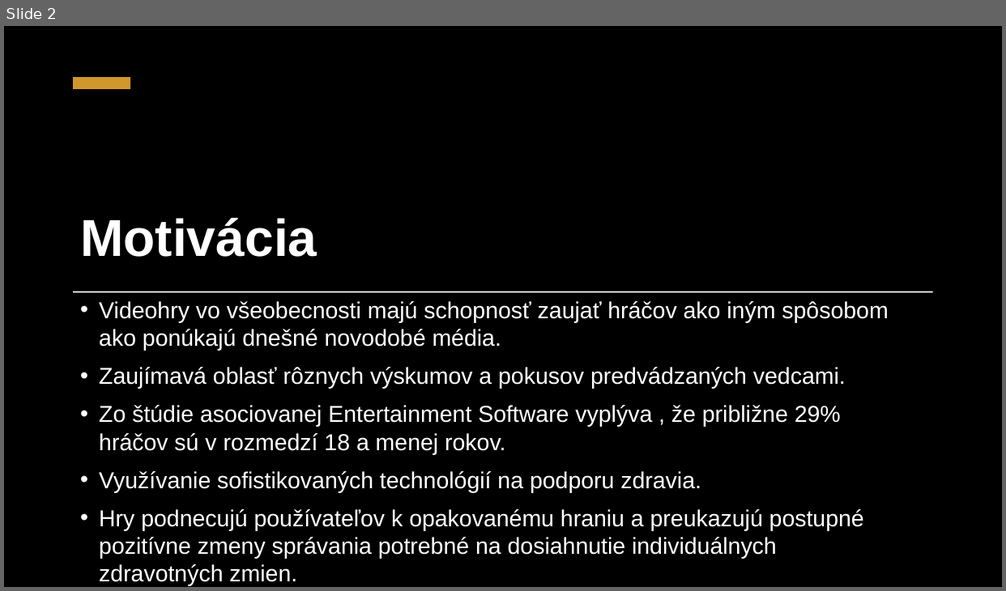
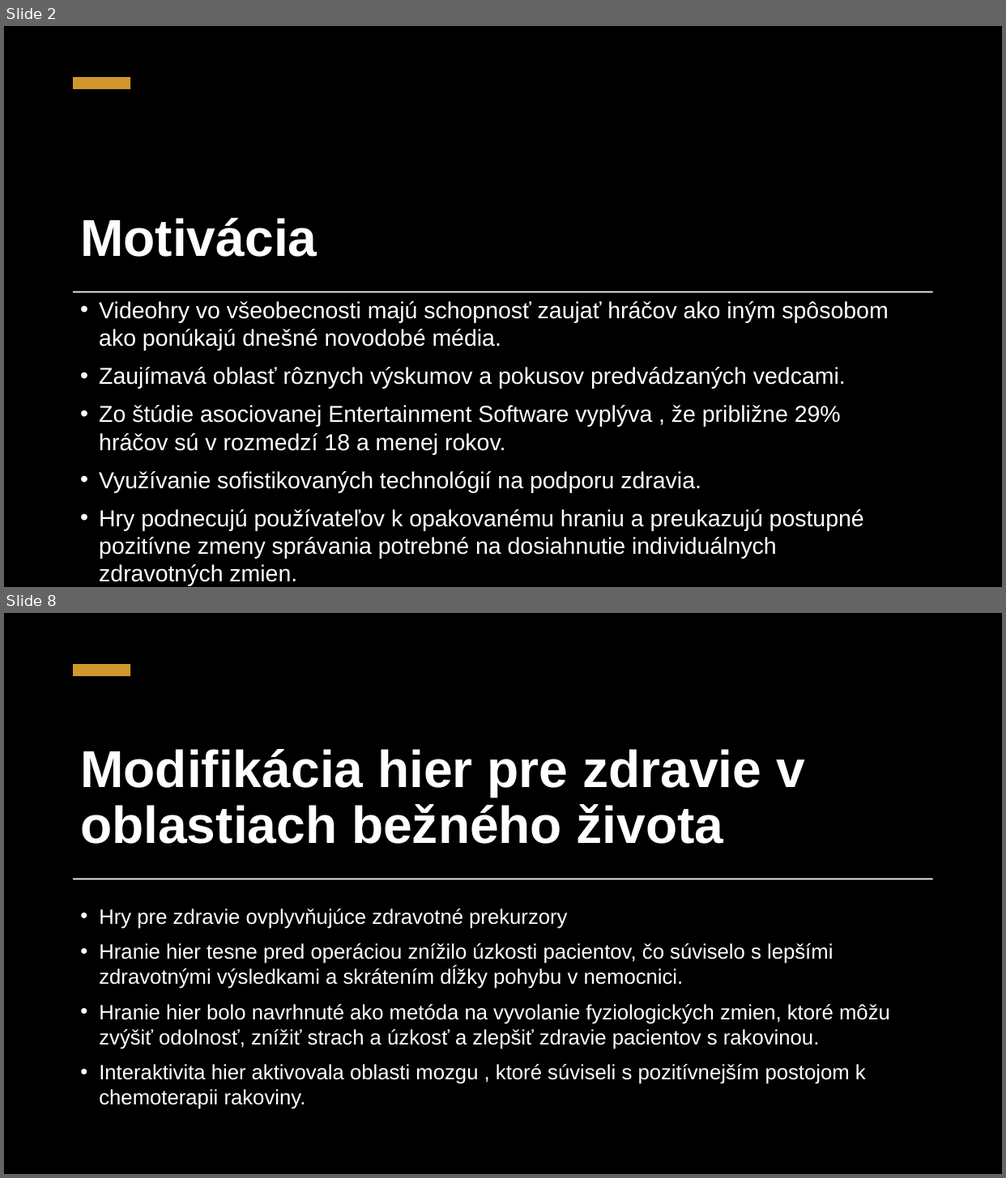
Before and after one commit to K1ko/MIP_Clanok, a slide deck: MIP_Článok_Prezentácia.pptx. Shown one above the other, each under a label of ours: slide 2 before the commit, slides 2 and 8 after it; the slides between them are not shown. The pictures are 1006x591 and 1006x1178 pixels, drawn with LibreOffice and Linux fonts; fonts in the diff are those of the drawing; background and template pictures are left out. Boxes give left, top, right and bottom in pixels: in the first picture for what was removed or moved away, otherwise in the second. Text is boxed around its words. In the diff, an @@ line names an element or a change of style, - is before the commit and + after.

```diff
--- a/MIP_Článok_Prezentácia.pptx
+++ b/MIP_Článok_Prezentácia.pptx
@@ slide 8 added at (4,613,1002,1174), background picture (left out); not listed: 2 template elements that a slide beside it also shows @@
@@ rectangle added at (4,613,1002,1174), fill #000000 @@
@@ rectangle added at (73,664,131,676), fill #CF972C @@
@@ title added at (80,749,805,844), 50 pt, text #FFFFFF, bold @@
+Modifikácia hier pre zdravie v oblastiach bežného života
@@ rectangle added at (73,878,933,879), fill #FFFFFF @@
@@ text added at (99,909,890,1110), 20 pt, text #FFFFFF @@
+• Hry pre zdravie ovplyvňujúce zdravotné prekurzory
+• Hranie hier tesne pred operáciou znížilo úzkosti pacientov, čo súviselo s lepšími zdravotnými výsledkami a skrátením dĺžky pohybu v nemocnici.
+• Hranie hier bolo navrhnuté ako metóda na vyvolanie fyziologických zmien, ktoré môžu zvýšiť odolnosť, znížiť strach a úzkosť a zlepšiť zdravie pacientov s rakovinou.
+• Interaktivita hier aktivovala oblasti mozgu , ktoré súviseli s pozitívnejším postojom k chemoterapii rakoviny.
```
Also in this commit, not shown: 1 slide changed, 5 other slides added, 6 slides removed, 1 other file.
